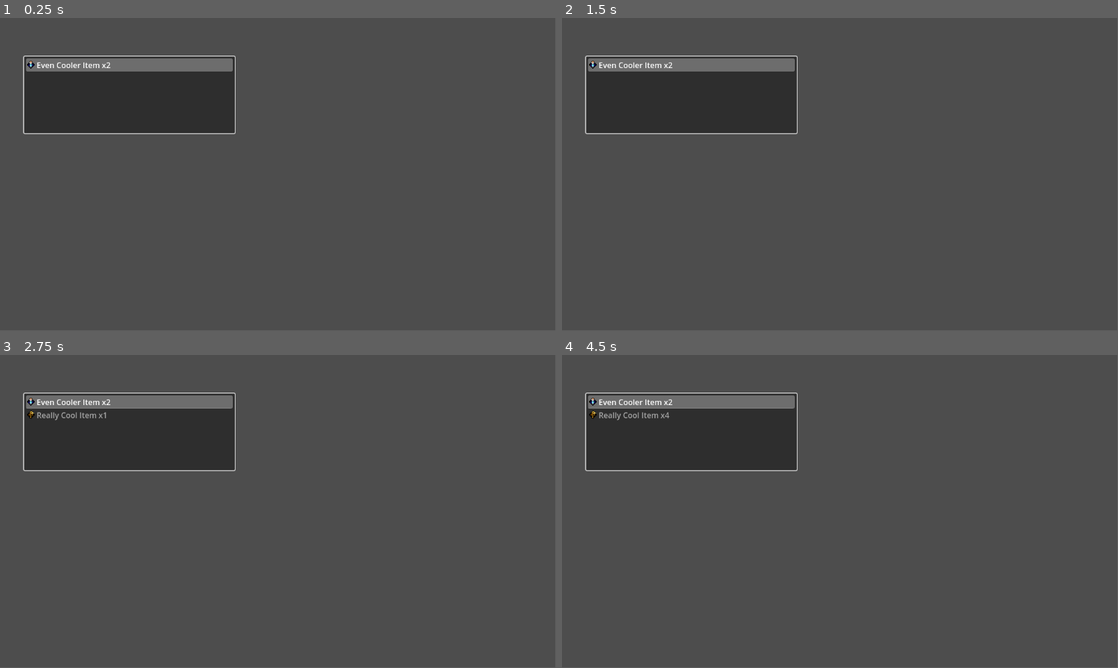
Above: before the commit, frames 1-4 (two rows, left to right).
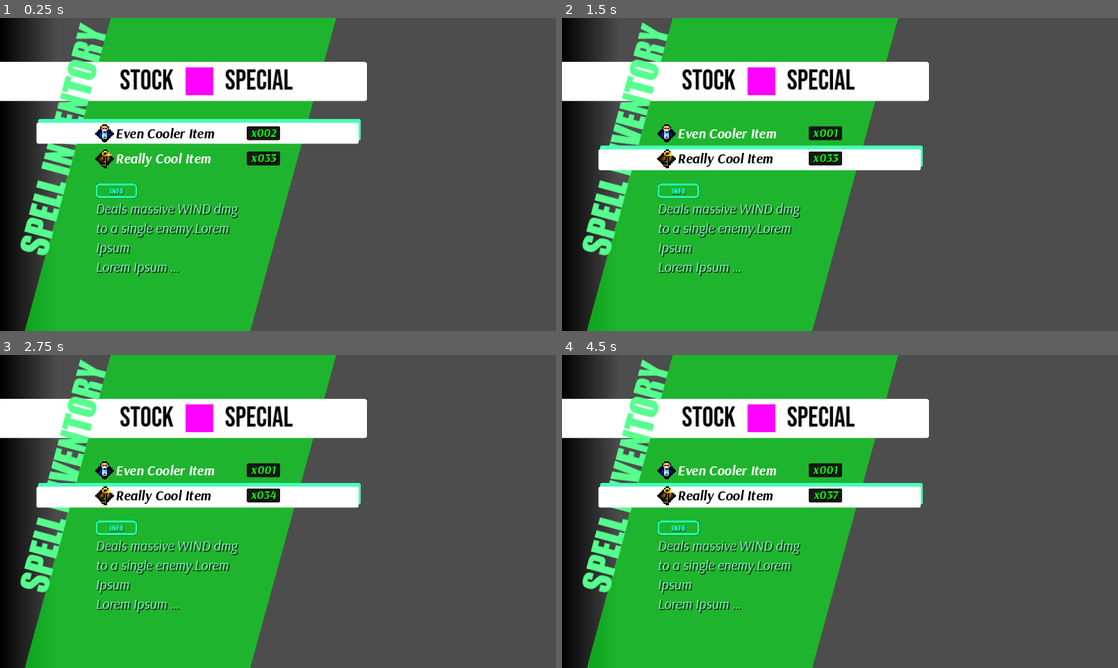
Above: after the commit, the same moments.

Repository: btarg/GodotRPG
Game: Godot game, scene res://Assets/ui.tscn
The game is run twice, just before and just after one commit, with the same random seed, the same clock (stepped at 60 frames per second) and the same inputs. Before the commit the project starts from res://control.tscn.
Inputs (mouse positions are in pixels of both pictures, inside the frame that each line leads up to):
- Up to frame 1 (0.25 s): no input
- Up to frame 2 (1.5 s): click (745, 133) at 0.5 s, where only the run after the commit has a clickable "Even Cooler Item"; click (745, 158) at 1.25 s, where only the run after the commit has a clickable "Really Cool Item"
- Up to frame 3 (2.75 s): tap Enter at 2 s; move the mouse to (400, 495) at 2.02 s; hold Right (ui_right) from 2.03 s (still down); hold Space (ui_select) from 2.03 s (still down); tap T at 2.1 s
- Up to frame 4 (4.5 s): move the mouse to (728, 527) at 2.77 s; release Right (ui_right) at 2.78 s; release Space (ui_select) at 2.78 s; tap Space (ui_select) at 2.85, 3.02, 3.32 s; tap T at 3.05, 3.6, 4.35 s; tap Enter at 3.5 s; move the mouse to (895, 442) at 3.52 s; hold Space (ui_select) 3.53-4.28 s; hold Right (ui_right) from 3.53 s (still down); move the mouse to (812, 574) at 4.27 s
In our replay, the window is 799x449 before the commit and 800x450 after it. These sizes can differ from the game's own. Grey fills any space a smaller window leaves; there, only what the larger window draws over its background counts as a difference.

The runs differ from the first frame. In frame 1, 52% of the frame differs, in the area x 0-66%, y 0-100%; in frame 2, 52%; in frame 3, 52%; in frame 4, 52%.

Commit message:
Persona 3 Reload UI initial commit

Diff:
--- /dev/null
+++ b/Assets/Button.gd
@@ -0,0 +1,5 @@
+extends Button
+
+
+func _on_pressed():
+	print("Button pressed")
--- /dev/null
+++ b/Assets/InventoryMenuManager.gd
@@ -0,0 +1,154 @@
+extends Control
+
+var selected_button: Button = null
+var is_moving: bool = false
+
+var inventory_button := preload("res://Assets/UIElements/InventoryItemButton.tscn") as PackedScene
+
+# Debug items
+var test_item := preload("res://Scripts/Inventory/Resources/new_item.tres") as BaseInventoryItem
+var test_item2 := preload("res://Scripts/Inventory/Resources/new_item2.tres") as BaseInventoryItem
+
+# Map item id to button
+var item_button_map: Dictionary = {}
+
+func _ready():
+    # Disable the select panel by default
+    $SelectPanel.visible = false
+
+    # Connect to the inventory updated signal
+    InventoryManager.connect("inventory_updated", update_inventory)
+
+    # Add items to the inventory
+    InventoryManager.add_item(test_item2, 2)
+    InventoryManager.add_item(test_item, 33)
+
+    # Connect signals for buttons
+    connect_signals_for_buttons(self)
+
+func _physics_process(delta):
+    if selected_button:
+        var selected_y := roundf(selected_button.global_position.y)
+        var panel_y := roundf($SelectPanel.global_position.y)
+
+        if selected_y == panel_y:
+            is_moving = false
+            return
+        is_moving = true
+
+        var target_y: float = selected_y - panel_y
+        # Move the select panel towards the selected button
+        $SelectPanel.global_position.y += target_y * 0.25
+    else:
+        # Move offscreen
+        $SelectPanel.global_position.y = -1000
+        is_moving = false
+
+func connect_signals_for_buttons(node) -> void:
+    for child in _get_button_children(node):
+        child.connect("mouse_entered", _handleButtonFocus.bind(child))
+        child.connect("focus_entered", _handleButtonFocus.bind(child))
+        child.connect("pressed", _handle_item_clicked.bind(child.name))
+
+
+func _get_button_children(root_node: Node) -> Array:
+    var button_list: Array = []
+    var stack: Array = [root_node]
+
+    while stack.size() > 0:
+        var current_node = stack.pop_back()
+        for child in current_node.get_children():
+            if child is Button:
+                button_list.append(child)
+            if child.has_method("get_children"):
+                stack.append(child)
+
+    return button_list
+
+
+func _handleButtonFocus(button: Button) -> void:
+    print("Button focused: " + button.name)
+    selected_button = button
+    button.grab_focus()
+
+func update_inventory(item: BaseInventoryItem, count: int, is_new_item: bool) -> void:
+    print("Updating inventory: " + item.item_name + " x" + str(count))
+    if count == 0:
+        print("Item count is 0. Removing item.")
+        remove_item_button(item)
+    else:
+        add_item(item, count, is_new_item)
+
+func remove_item_button(item: BaseInventoryItem) -> void:
+    var button = item_button_map[item.item_id]
+    %InventoryElements.remove_child(button)
+    item_button_map.erase(item.item_id)
+    # If the removed button was the selected button,
+    # try to focus the next button in the list or
+    # set selected_button to null
+    if selected_button == button:
+        var button_list = _get_button_children(self)
+        if button_list.size() > 0:
+            selected_button = button_list[0]
+            $SelectPanel.global_position.y = selected_button.global_position.y
+            _handleButtonFocus(selected_button)
+        else:
+            selected_button = null
+            $SelectPanel.global_position.y = -1000
+            is_moving = false
+
+func add_item(item: BaseInventoryItem, count: int, is_new_item: bool) -> void:
+    if is_new_item:
+        var new_button := inventory_button.instantiate() as Button
+        # Name of the button is the item ID for lookup
+        new_button.name = item.item_id
+        # Max character count for the item name
+        var item_name_display = item.item_name.substr(0, 13) + "..." if item.item_name.length() > 16 else item.item_name
+        new_button.text = item_name_display
+        new_button.icon = load(item.get_icon_path()) as Texture2D
+
+        # Set count label for new item
+        _update_count_label(new_button, count)
+
+        %InventoryElements.add_child(new_button)
+        item_button_map[item.item_id] = new_button
+
+        # Connect signals for the new button
+        new_button.connect("mouse_entered", _handleButtonFocus.bind(new_button))
+        new_button.connect("focus_entered", _handleButtonFocus.bind(new_button))
+
+        # Connect the button's pressed signal to the _handle_item_clicked function
+        new_button.connect("pressed", _handle_item_clicked.bind(new_button.name))
+
+        # If it is the first item, focus it
+        if selected_button == null:
+            selected_button = new_button
+            $SelectPanel.global_position.y = new_button.global_position.y
+            $SelectPanel.visible = true
+            _handleButtonFocus(new_button)
+    else:
+        # Set count label for existing item
+        _update_count_label(item_button_map[item.item_id], count)
+
+func _update_count_label(node, count: int) -> void:
+    node.get_node("count_panel/count_label").text = "x%03d" % min(count, 999)
+
+func _handle_item_clicked(item_id: String) -> void:
+    var item := InventoryManager.get_item(item_id)
+    var status := item.use()
+
+    if status == BaseInventoryItem.UseStatus.CONSUMED_HP or status == BaseInventoryItem.UseStatus.CONSUMED_MP:
+        print("Item consumed")
+        InventoryManager.remove_item(item_id, 1)
+    elif status == BaseInventoryItem.UseStatus.CANNOT_USE:
+        print("Item cannot be used")
+    elif status == BaseInventoryItem.UseStatus.EQUIPPED:
+        print("Item equipped")
+
+func _input(event):
+    if event is InputEventKey and event.pressed:
+        if event.keycode == KEY_T:
+            if event.shift_pressed:
+                InventoryManager.remove_item(test_item, 1)
+            else:
+               InventoryManager.add_item(test_item, 1)
--- /dev/null
+++ b/Assets/Themes/info_label_settings.tres
@@ -0,0 +1,10 @@
+[gd_resource type="LabelSettings" load_steps=2 format=3 uid="uid://v0m6ms4lq5wv"]
+
+[ext_resource type="FontFile" uid="uid://deqhcndqvcsg5" path="res://Assets/Fonts/Arsenal/Arsenal-Italic.ttf" id="1_b656t"]
+
+[resource]
+font = ExtResource("1_b656t")
+font_size = 32
+font_color = Color(0.584314, 1, 0.811765, 1)
+shadow_color = Color(0, 0, 0, 1)
+shadow_offset = Vector2(2, 2)
--- /dev/null
+++ b/Assets/Themes/new_style_box_flat.tres
@@ -0,0 +1,15 @@
+[gd_resource type="StyleBoxFlat" format=3 uid="uid://blopy0052vcnp"]
+
+[resource]
+content_margin_top = 2.0
+content_margin_bottom = 2.0
+bg_color = Color(1, 1, 1, 1)
+corner_radius_top_left = 4
+corner_radius_top_right = 4
+corner_radius_bottom_right = 4
+corner_radius_bottom_left = 4
+expand_margin_left = 196.0
+expand_margin_right = 196.0
+shadow_color = Color(0.286275, 1, 0.72549, 1)
+shadow_size = 1
+shadow_offset = Vector2(4, -8)
--- /dev/null
+++ b/Assets/Themes/theme.tres
@@ -0,0 +1,81 @@
+[gd_resource type="Theme" load_steps=11 format=3 uid="uid://icpcatdn87hq"]
+
+[ext_resource type="FontFile" uid="uid://g7802j74catg" path="res://Assets/Fonts/Arsenal/Arsenal-BoldItalic.ttf" id="1_wxmjr"]
+[ext_resource type="FontFile" uid="uid://cq5dmd56sdm2c" path="res://Assets/Fonts/Impact/impact.ttf" id="2_kagyl"]
+
+[sub_resource type="StyleBoxEmpty" id="StyleBoxEmpty_1e3dm"]
+content_margin_left = 0.0
+
+[sub_resource type="StyleBoxEmpty" id="StyleBoxEmpty_iqldy"]
+content_margin_left = 0.0
+
+[sub_resource type="StyleBoxEmpty" id="StyleBoxEmpty_tmfkj"]
+content_margin_left = 0.0
+
+[sub_resource type="StyleBoxEmpty" id="StyleBoxEmpty_h8dhs"]
+content_margin_left = 0.0
+
+[sub_resource type="StyleBoxEmpty" id="StyleBoxEmpty_bjn4s"]
+content_margin_left = 0.0
+
+[sub_resource type="StyleBoxFlat" id="StyleBoxFlat_ih248"]
+bg_color = Color(1, 1, 1, 1)
+corner_radius_top_left = 16
+corner_radius_top_right = 16
+corner_radius_bottom_right = 16
+corner_radius_bottom_left = 16
+expand_margin_left = 512.0
+expand_margin_right = 128.0
+
+[sub_resource type="StyleBoxFlat" id="StyleBoxFlat_ia1ua"]
+bg_color = Color(0, 0, 0, 0.67451)
+skew = Vector2(0.2, 0)
+expand_margin_left = 64.0
+
+[sub_resource type="StyleBoxFlat" id="StyleBoxFlat_ldtnr"]
+content_margin_left = 32.0
+content_margin_right = 32.0
+bg_color = Color(0.6, 0.6, 0.6, 0)
+draw_center = false
+border_width_left = 4
+border_width_top = 4
+border_width_right = 4
+border_width_bottom = 4
+border_color = Color(0.121569, 1, 0.686275, 1)
+corner_radius_top_left = 8
+corner_radius_top_right = 8
+corner_radius_bottom_right = 8
+corner_radius_bottom_left = 8
+shadow_size = 2
+
+[resource]
+Button/colors/font_color = Color(1, 1, 1, 1)
+Button/colors/font_focus_color = Color(0, 0, 0, 1)
+Button/colors/font_hover_color = Color(0, 0, 0, 1)
+Button/colors/font_hover_pressed_color = Color(0, 1, 0, 1)
+Button/font_sizes/font_size = 28
+Button/fonts/font = ExtResource("1_wxmjr")
+Button/styles/disabled = SubResource("StyleBoxEmpty_1e3dm")
+Button/styles/focus = SubResource("StyleBoxEmpty_iqldy")
+Button/styles/hover = SubResource("StyleBoxEmpty_tmfkj")
+Button/styles/normal = SubResource("StyleBoxEmpty_h8dhs")
+Button/styles/pressed = SubResource("StyleBoxEmpty_bjn4s")
+HeaderLabel/base_type = &"Label"
+HeaderLabel/colors/font_color = Color(0, 0, 0, 1)
+HeaderLabel/styles/normal = SubResource("StyleBoxFlat_ih248")
+Label/colors/font_color = Color(1, 1, 1, 1)
+Label/colors/font_shadow_color = Color(0, 0, 0, 1)
+Label/constants/shadow_offset_x = 2
+Label/constants/shadow_offset_y = 2
+Label/font_sizes/font_size = 28
+Label/fonts/font = ExtResource("1_wxmjr")
+PanelContainer/styles/panel = SubResource("StyleBoxFlat_ia1ua")
+TipLabel/base_type = &"Label"
+TipLabel/colors/font_color = Color(0.121569, 1, 0.686275, 1)
+TipLabel/colors/font_shadow_color = Color(0, 0, 0, 0.6)
+TipLabel/constants/shadow_offset_x = 1
+TipLabel/constants/shadow_offset_y = 1
+TipLabel/constants/shadow_outline_size = 2
+TipLabel/font_sizes/font_size = 16
+TipLabel/fonts/font = ExtResource("2_kagyl")
+TipLabel/styles/normal = SubResource("StyleBoxFlat_ldtnr")
--- /dev/null
+++ b/Assets/UIElements/InventoryItemButton.tscn
@@ -0,0 +1,55 @@
+[gd_scene load_steps=4 format=3 uid="uid://bf0dm6d1emcev"]
+
+[ext_resource type="Theme" uid="uid://icpcatdn87hq" path="res://Assets/Themes/theme.tres" id="1_tqhf1"]
+[ext_resource type="Texture2D" uid="uid://dqknocffw2aen" path="res://Assets/Icons/fire_element_alt2.png" id="2_4qe8h"]
+
+[sub_resource type="StyleBoxFlat" id="StyleBoxFlat_d1ssq"]
+bg_color = Color(0.0923971, 0.0923971, 0.092397, 1)
+border_color = Color(0, 0, 0, 1)
+corner_radius_top_left = 4
+corner_radius_top_right = 4
+corner_radius_bottom_right = 4
+corner_radius_bottom_left = 4
+
+[node name="Button" type="Button"]
+z_index = 1
+texture_filter = 1
+custom_minimum_size = Vector2(400, 0)
+theme = ExtResource("1_tqhf1")
+theme_override_font_sizes/font_size = 32
+text = "AAAAAAAAAAAAAA"
+icon = ExtResource("2_4qe8h")
+alignment = 0
+expand_icon = true
+
+[node name="count_panel" type="Panel" parent="."]
+custom_minimum_size = Vector2(56, 24)
+layout_mode = 2
+offset_left = 348.0
+offset_top = 4.0
+offset_right = 425.0
+offset_bottom = 36.0
+grow_horizontal = 2
+grow_vertical = 2
+size_flags_vertical = 4
+mouse_filter = 1
+theme_override_styles/panel = SubResource("StyleBoxFlat_d1ssq")
+
+[node name="count_label" type="Label" parent="count_panel"]
+layout_mode = 1
+anchors_preset = 8
+anchor_left = 0.5
+anchor_top = 0.5
+anchor_right = 0.5
+anchor_bottom = 0.5
+offset_left = -18.5
+offset_top = -13.0
+offset_right = 18.5
+offset_bottom = 11.0
+grow_horizontal = 2
+grow_vertical = 2
+theme_override_colors/font_color = Color(0, 1, 0, 1)
+theme_override_font_sizes/font_size = 28
+text = "x699"
+horizontal_alignment = 1
+vertical_alignment = 1
--- /dev/null
+++ b/Assets/ui.tscn
@@ -0,0 +1,207 @@
+[gd_scene load_steps=15 format=3 uid="uid://bbpr3f42wv3f4"]
+
+[ext_resource type="Theme" uid="uid://icpcatdn87hq" path="res://Assets/Themes/theme.tres" id="1_2x5wo"]
+[ext_resource type="Script" path="res://Assets/InventoryMenuManager.gd" id="1_jin5a"]
+[ext_resource type="Script" path="res://Scripts/Inventory/InventoryManager.gd" id="1_vihhl"]
+[ext_resource type="FontFile" uid="uid://cyirsy6dpmomc" path="res://Assets/Fonts/BebasNeue-Regular.ttf" id="1_wunqk"]
+[ext_resource type="FontFile" uid="uid://cq5dmd56sdm2c" path="res://Assets/Fonts/Impact/impact.ttf" id="2_gu8wa"]
+[ext_resource type="LabelSettings" uid="uid://v0m6ms4lq5wv" path="res://Assets/Themes/info_label_settings.tres" id="8_u0fe3"]
+[ext_resource type="StyleBox" uid="uid://blopy0052vcnp" path="res://Assets/Themes/new_style_box_flat.tres" id="11_8ljkn"]
+
+[sub_resource type="StyleBoxEmpty" id="StyleBoxEmpty_suspb"]
+
+[sub_resource type="Gradient" id="Gradient_ejbmd"]
+offsets = PackedFloat32Array(0, 0.195349)
+colors = PackedColorArray(0, 0, 0, 1, 0, 0, 0, 0)
+
+[sub_resource type="GradientTexture1D" id="GradientTexture1D_m7d74"]
+gradient = SubResource("Gradient_ejbmd")
+
+[sub_resource type="StyleBoxFlat" id="StyleBoxFlat_ewnhs"]
+bg_color = Color(0, 0.992157, 0.0980392, 0.588235)
+skew = Vector2(0.275, 0)
+expand_margin_left = 64.0
+
+[sub_resource type="StyleBoxFlat" id="StyleBoxFlat_t24to"]
+bg_color = Color(1, 1, 1, 1)
+corner_radius_top_left = 6
+corner_radius_top_right = 6
+corner_radius_bottom_right = 6
+corner_radius_bottom_left = 6
+expand_margin_left = 1024.0
+expand_margin_right = 170.0
+
+[sub_resource type="LabelSettings" id="LabelSettings_k5v2p"]
+font_size = 64
+font_color = Color(0, 0, 0, 1)
+
+[sub_resource type="PlaceholderTexture2D" id="PlaceholderTexture2D_q0fna"]
+size = Vector2(64, 64)
+
+[node name="CanvasLayer" type="CanvasLayer"]
+script = ExtResource("1_vihhl")
+
+[node name="Control" type="Control" parent="."]
+layout_mode = 3
+anchors_preset = 15
+anchor_right = 1.0
+anchor_bottom = 1.0
+grow_horizontal = 2
+grow_vertical = 2
+script = ExtResource("1_jin5a")
+
+[node name="PanelContainer2" type="PanelContainer" parent="Control"]
+layout_mode = 1
+anchors_preset = 9
+anchor_bottom = 1.0
+offset_right = 206.0
+grow_vertical = 2
+theme_override_styles/panel = SubResource("StyleBoxEmpty_suspb")
+
+[node name="TextureRect" type="TextureRect" parent="Control/PanelContainer2"]
+layout_mode = 2
+texture = SubResource("GradientTexture1D_m7d74")
+
+[node name="MarginContainer" type="MarginContainer" parent="Control/PanelContainer2"]
+layout_mode = 2
+theme_override_constants/margin_left = 220
+
+[node name="BackgroundPanel" type="PanelContainer" parent="Control/PanelContainer2/MarginContainer"]
+layout_mode = 2
+theme_override_styles/panel = SubResource("StyleBoxFlat_ewnhs")
+
+[node name="MarginContainer" type="MarginContainer" parent="Control/PanelContainer2/MarginContainer/BackgroundPanel"]
+layout_mode = 2
+theme_override_constants/margin_top = 32
+theme_override_constants/margin_bottom = 32
+
+[node name="VBoxContainer2" type="VBoxContainer" parent="Control/PanelContainer2/MarginContainer/BackgroundPanel/MarginContainer"]
+layout_mode = 2
+theme_override_constants/separation = 54
+alignment = 1
+
+[node name="TitlePanelContainer" type="PanelContainer" parent="Control/PanelContainer2/MarginContainer/BackgroundPanel/MarginContainer/VBoxContainer2"]
+layout_mode = 2
+theme_override_styles/panel = SubResource("StyleBoxFlat_t24to")
+
+[node name="Title" type="HBoxContainer" parent="Control/PanelContainer2/MarginContainer/BackgroundPanel/MarginContainer/VBoxContainer2/TitlePanelContainer"]
+custom_minimum_size = Vector2(0, 90)
+layout_mode = 2
+theme_override_constants/separation = 14
+alignment = 2
+
+[node name="Control" type="Control" parent="Control/PanelContainer2/MarginContainer/BackgroundPanel/MarginContainer/VBoxContainer2/TitlePanelContainer/Title"]
+custom_minimum_size = Vector2(42, 0)
+layout_mode = 2
+
+[node name="Label" type="Label" parent="Control/PanelContainer2/MarginContainer/BackgroundPanel/MarginContainer/VBoxContainer2/TitlePanelContainer/Title"]
+layout_mode = 2
+theme_override_fonts/font = ExtResource("1_wunqk")
+text = "stock"
+label_settings = SubResource("LabelSettings_k5v2p")
+horizontal_alignment = 1
+vertical_alignment = 1
+uppercase = true
+
+[node name="TextureRect" type="TextureRect" parent="Control/PanelContainer2/MarginContainer/BackgroundPanel/MarginContainer/VBoxContainer2/TitlePanelContainer/Title"]
+layout_mode = 2
+size_flags_horizontal = 8
+texture = SubResource("PlaceholderTexture2D_q0fna")
+expand_mode = 2
+stretch_mode = 3
+
+[node name="Label2" type="Label" parent="Control/PanelContainer2/MarginContainer/BackgroundPanel/MarginContainer/VBoxContainer2/TitlePanelContainer/Title"]
+layout_mode = 2
+theme_override_colors/font_color = Color(0.310617, 0.310617, 0.310617, 1)
+theme_override_fonts/font = ExtResource("1_wunqk")
+text = "special"
+label_settings = SubResource("LabelSettings_k5v2p")
+horizontal_alignment = 1
+vertical_alignment = 1
+uppercase = true
+
+[node name="VBoxContainer" type="VBoxContainer" parent="Control/PanelContainer2/MarginContainer/BackgroundPanel/MarginContainer/VBoxContainer2"]
+layout_mode = 2
+size_flags_horizontal = 0
+size_flags_vertical = 4
+theme_override_constants/separation = 36
+alignment = 1
+
+[node name="InventoryElements" type="VBoxContainer" parent="Control/PanelContainer2/MarginContainer/BackgroundPanel/MarginContainer/VBoxContainer2/VBoxContainer"]
+unique_name_in_owner = true
+layout_mode = 2
+size_flags_vertical = 4
+theme_override_constants/separation = 16
+alignment = 1
+
+[node name="HBoxContainer" type="HBoxContainer" parent="Control/PanelContainer2/MarginContainer/BackgroundPanel/MarginContainer/VBoxContainer2/VBoxContainer"]
+layout_mode = 2
+
+[node name="InfoBox" type="VBoxContainer" parent="Control/PanelContainer2/MarginContainer/BackgroundPanel/MarginContainer/VBoxContainer2/VBoxContainer/HBoxContainer"]
+clip_contents = true
+layout_mode = 2
+
+[node name="InfoTitle" type="Label" parent="Control/PanelContainer2/MarginContainer/BackgroundPanel/MarginContainer/VBoxContainer2/VBoxContainer/HBoxContainer/InfoBox"]
+layout_mode = 2
+size_flags_horizontal = 0
+theme = ExtResource("1_2x5wo")
+theme_type_variation = &"TipLabel"
+theme_override_font_sizes/font_size = 18
+text = "INFO"
+horizontal_alignment = 1
+
+[node name="InfoDesc" type="Label" parent="Control/PanelContainer2/MarginContainer/BackgroundPanel/MarginContainer/VBoxContainer2/VBoxContainer/HBoxContainer/InfoBox"]
+custom_minimum_size = Vector2(350, 200)
+layout_mode = 2
+size_flags_vertical = 0
+theme = ExtResource("1_2x5wo")
+text = "Deals massive WIND dmg
+to a single enemy.Lorem Ipsum
+Lorem Ipsum
+Lorem IpsumLorem Ipsum
+Lorem Ipsum
+Lorem Ipsum
+Lorem Ipsum
+Lorem Ipsum
+Lorem Ipsum
+Lorem Ipsum
+Lorem Ipsum
+Lorem Ipsum
+Lorem Ipsum
+Lorem Ipsum
+Lorem Ipsum"
+label_settings = ExtResource("8_u0fe3")
+autowrap_mode = 2
+clip_text = true
+text_overrun_behavior = 4
+
+[node name="Label" type="Label" parent="Control"]
+layout_mode = 2
+offset_left = 16.0
+offset_top = 552.0
+offset_right = 607.0
+offset_bottom = 663.0
+rotation = -1.309
+theme_override_colors/font_color = Color(0.337255, 1, 0.556863, 1)
+theme_override_fonts/font = ExtResource("2_gu8wa")
+theme_override_font_sizes/font_size = 81
+text = "SPELL INVENTORY"
+horizontal_alignment = 1
+vertical_alignment = 1
+
+[node name="SelectPanel" type="Panel" parent="Control"]
+unique_name_in_owner = true
+layout_mode = 1
+anchors_preset = 8
+anchor_left = 0.5
+anchor_top = 0.5
+anchor_right = 0.5
+anchor_bottom = 0.5
+offset_left = -360.0
+offset_top = -32.0
+offset_right = -10.0
+offset_bottom = 16.0
+grow_horizontal = 2
+grow_vertical = 2
+mouse_filter = 2
+theme_override_styles/panel = ExtResource("11_8ljkn")
--- a/Scripts/Inventory/InventoryUI.gd
+++ /dev/null
@@ -1,84 +0,0 @@
-extends Node
-
-var inventory: Node
-
-var test_item := preload("res://Scripts/Inventory/Resources/new_item.tres") as BaseInventoryItem
-var test_item2 := preload("res://Scripts/Inventory/Resources/new_item2.tres") as BaseInventoryItem
-
-# Item index map
-var item_index_map: Dictionary = {}
-
-func _ready():
-	# Lists have one signal that we can connect to for every item
-	InventoryManager.connect("inventory_updated", update_inventory)
-	$InventoryList.connect("item_activated", _handle_item_clicked)
-
-	# debug: grab focus
-	$InventoryList.grab_focus()
-
-	# Add items to the inventory
-	InventoryManager.add_item(test_item2, 2)
-
-	# Print the inventory
-	InventoryManager.print_inventory()
-
-func update_inventory(item: BaseInventoryItem, count: int, is_new_item: bool) -> void:
-	if count == 0:
-		print("Item count is 0. Removing item.")
-		remove_item(item)
-	else:
-		add_item(item, count, is_new_item)
-
-func remove_item(item: BaseInventoryItem) -> void:
-	var item_index: int = item_index_map[item.item_id]
-	$InventoryList.remove_item(item_index)
-	# remove the item from the dictionary
-	item_index_map.erase(item.item_id)
-	# set focused item to the previous item in the list
-	if item_index > 0:
-		$InventoryList.select(item_index - 1)
-	else:
-		$InventoryList.select(0)
-
-func add_item(item: BaseInventoryItem, count: int, is_new_item: bool) -> void:
-	var item_icon := load(item.get_icon_path()) as Texture2D
-	var display_text: String = item.item_name + " x" + str(count)
-	if is_new_item:
-		var added_item_index: int = $InventoryList.add_item(display_text, item_icon)
-		print("Added item at index: " + str(added_item_index))
-		# if it is the first item, focus it
-		if added_item_index == 0:
-			$InventoryList.select(added_item_index)
-
-		# put this item's index into a dictionary along with the item_id
-		item_index_map[item.item_id] = added_item_index
-
-	else:
-		# Find the existing item via the item_id
-		var item_index: int = item_index_map[item.item_id]
-		$InventoryList.set_item_icon(item_index, item_icon)
-		$InventoryList.set_item_text(item_index, display_text)
-		print("Updated item at index: " + str(item_index))
-
-func _handle_item_clicked(index: int) -> void:
-	print("Keys: " + str(item_index_map.keys()))
-	var item_id: String = item_index_map.keys()[index]
-	# get the item from its id
-	var item: BaseInventoryItem = InventoryManager.get_item(item_id)
-	print("Button clicked for item: " + item.item_name + " x" + str(InventoryManager.get_item_count(item.item_id)))
-	var status = item.use()
-
-	if status == BaseInventoryItem.UseStatus.CONSUMED_HP or status == BaseInventoryItem.UseStatus.CONSUMED_MP:
-		print("Item consumed")
-	elif status == BaseInventoryItem.UseStatus.CANNOT_USE:
-		print("Item cannot be used")
-	elif status == BaseInventoryItem.UseStatus.EQUIPPED:
-		print("Item equipped")
-
-# on input add an item
-func _input(event):
-	if event.is_action_pressed("ui_select"):
-		InventoryManager.add_item(test_item, 1)
-		InventoryManager.print_inventory()
-	elif event.is_action_pressed("ui_right"):
-		InventoryManager.remove_item(test_item, 1)
--- a/control.tscn
+++ /dev/null
@@ -1,19 +0,0 @@
-[gd_scene load_steps=2 format=3 uid="uid://cf3l04qr05x2g"]
-
-[ext_resource type="Script" path="res://Scripts/Inventory/InventoryUI.gd" id="1_w63vb"]
-
-[node name="Control" type="Control"]
-layout_mode = 3
-anchors_preset = 15
-anchor_right = 1.0
-anchor_bottom = 1.0
-grow_horizontal = 2
-grow_vertical = 2
-script = ExtResource("1_w63vb")
-
-[node name="InventoryList" type="ItemList" parent="."]
-layout_mode = 0
-offset_left = 50.0
-offset_top = 80.0
-offset_right = 487.0
-offset_bottom = 239.0
--- a/item_display.tscn
+++ /dev/null
@@ -1,9 +0,0 @@
-[gd_scene load_steps=2 format=3 uid="uid://bwrm0kxlr0m34"]
-
-[ext_resource type="Texture2D" uid="uid://dditb36nu4s3h" path="res://Assets/Icons/item_misc.png" id="1_iqtyo"]
-
-[node name="Button" type="Button"]
-offset_right = 8.0
-offset_bottom = 8.0
-text = "Hello world"
-icon = ExtResource("1_iqtyo")
--- a/project.godot
+++ b/project.godot
@@ -11,10 +11,17 @@
 [application]
 
 config/name="Inventory"
-run/main_scene="res://control.tscn"
+run/main_scene="res://Assets/ui.tscn"
 config/features=PackedStringArray("4.2", "Forward Plus")
 config/icon="res://icon.svg"
 
 [autoload]
 
 InventoryManager="*res://Scripts/Inventory/InventoryManager.gd"
+
+[display]
+
+window/size/viewport_width=1280
+window/size/viewport_height=720
+window/stretch/mode="canvas_items"
+window/stretch/aspect="keep_width"
Binary file added: Assets/Fonts/Arsenal/Arsenal-Bold.ttf
Not shown, added: Assets/Fonts/Arsenal/Arsenal-Bold.ttf.import
Binary file added: Assets/Fonts/Arsenal/Arsenal-BoldItalic.ttf
Not shown, added: Assets/Fonts/Arsenal/Arsenal-BoldItalic.ttf.import
Binary file added: Assets/Fonts/Arsenal/Arsenal-Italic.ttf
Not shown, added: Assets/Fonts/Arsenal/Arsenal-Italic.ttf.import
Binary file added: Assets/Fonts/Arsenal/Arsenal-Regular.ttf
Not shown, added: Assets/Fonts/Arsenal/Arsenal-Regular.ttf.import
Binary file added: Assets/Fonts/BebasNeue-Regular.ttf
Not shown, added: Assets/Fonts/BebasNeue-Regular.ttf.import
Binary file added: Assets/Fonts/ClassicShit.ttf
Not shown, added: Assets/Fonts/ClassicShit.ttf.import
(and 20 more such lines)
